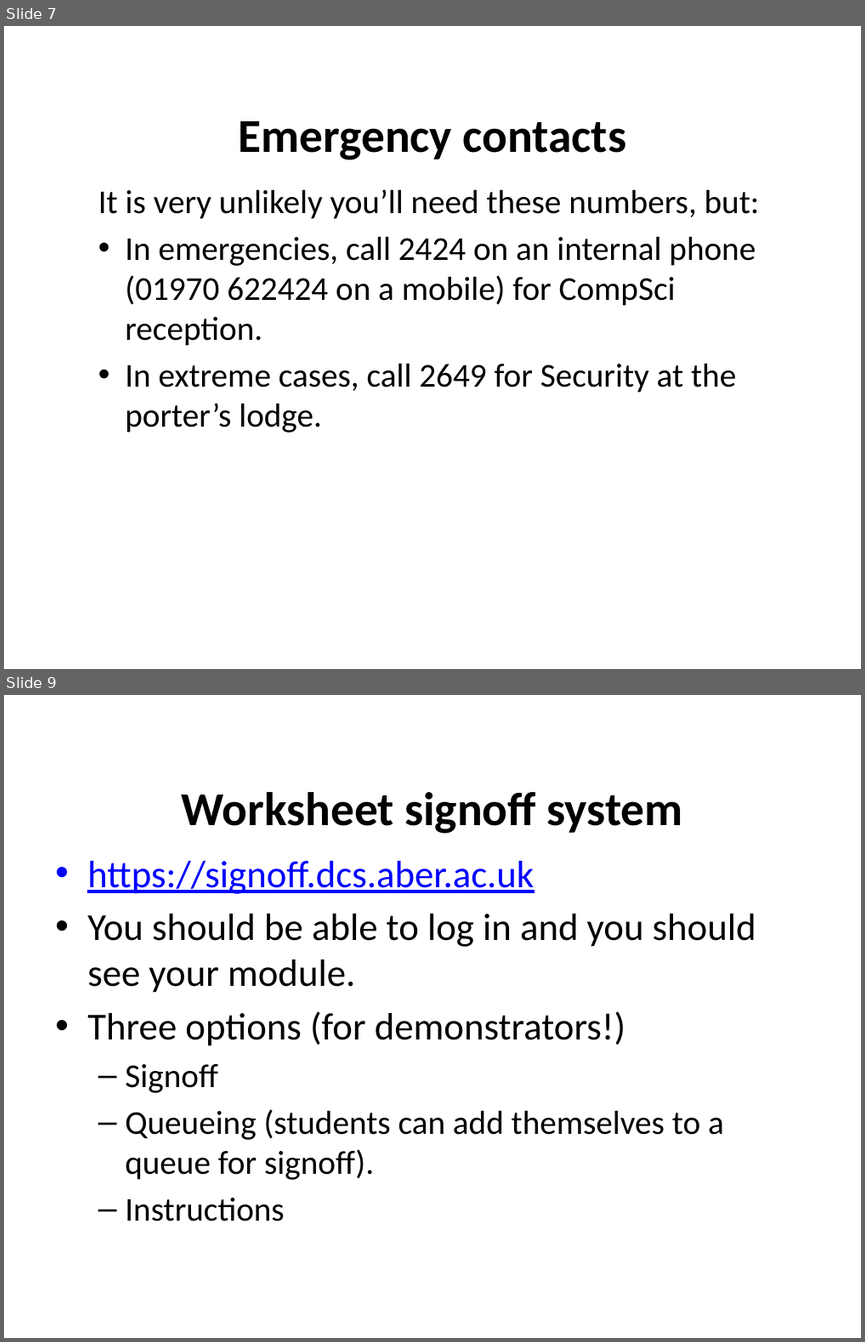
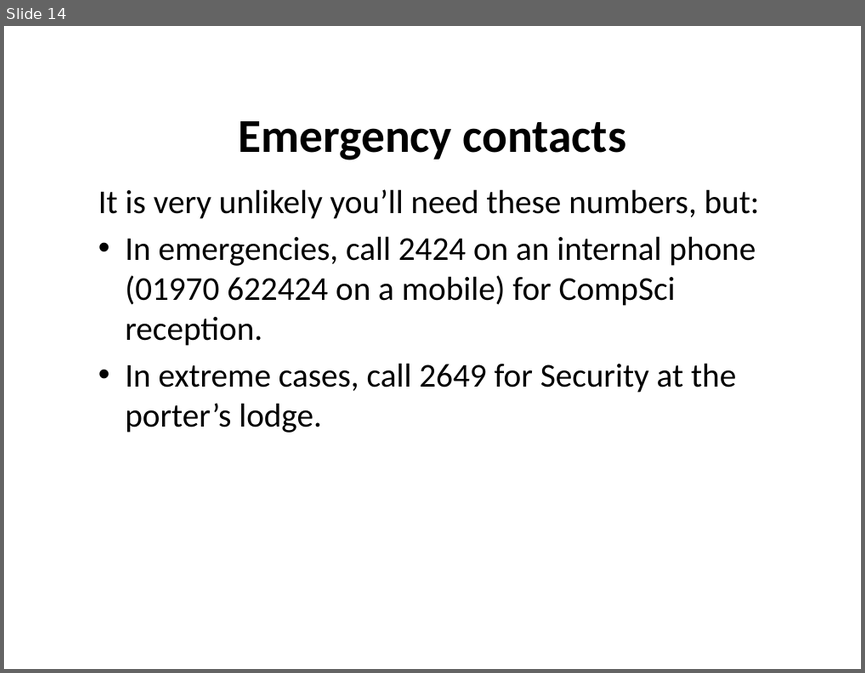
Before and after one commit to jimfinnis/jcf12, a slide deck: static/downloads/dem.pptx. Shown one above the other, each under a label of ours: slides 7 and 9 before the commit, slide 14 after it; the slides between them are not shown. The pictures are 865x1342 and 865x673 pixels, drawn with LibreOffice and Linux fonts; fonts in the diff are those of the drawing; background and template pictures are left out. Boxes give left, top, right and bottom in pixels: in the first picture for what was removed or moved away, otherwise in the second. Text is boxed around its words. In the diff, an @@ line names an element or a change of style, - is before the commit and + after.

```diff
--- a/static/downloads/dem.pptx
+++ b/static/downloads/dem.pptx
@@ slide 9 removed at (x1=4, y1=695, x2=861, y2=1338), background picture (left out) @@
@@ title removed at (x1=182, y1=792, x2=683, y2=834) @@
-Worksheet signoff system
@@ text removed at (x1=87, y1=861, x2=756, y2=1221) @@
-• https://signoff.dcs.aber.ac.uk
-• You should be able to log in and you should see your module.
-• Three options (for demonstrators!)
-  – Signoff
-  – Queueing (students can add themselves to a queue for signoff).
-  – Instructions
@@ what was slide 7 is now slide 14 @@
```
Also in this commit, not shown: 10 slides changed, 20 slides added, 7 other slides removed, 4 other files.
